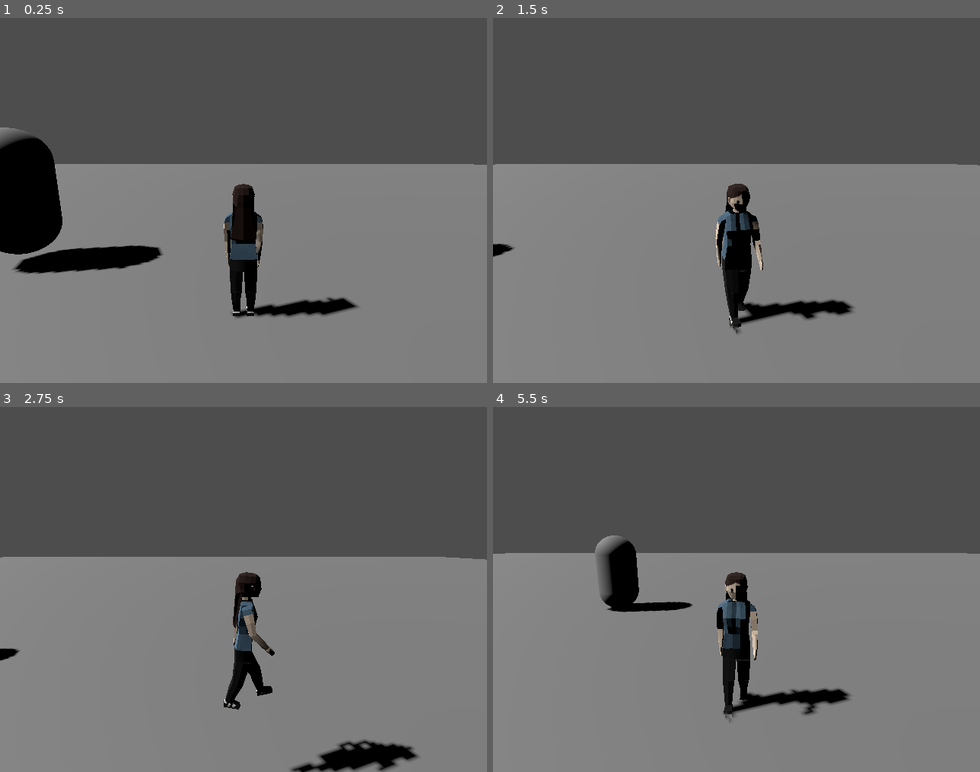
Above: before the commit, frames 1-4 (two rows, left to right).
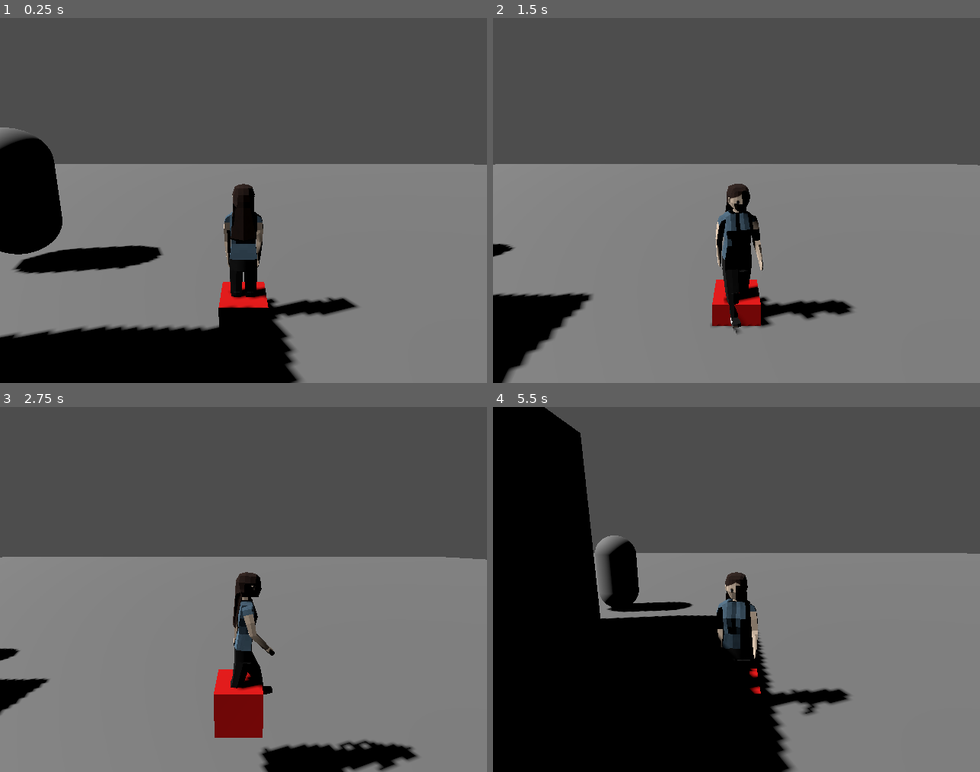
Above: after the commit, the same moments.

Repository: y-leandro/Trabalho-A3-gamedev
Game: Godot game, scene res://scn/teste_lobisomem_ia.tscn
Two runs of this game, one before a commit and one after it. Both use one fixed random seed, a clock stepped at 60 frames per second and the inputs below. This scene is started directly instead of the project's main scene.
Inputs:
- Up to frame 1 (0.25 s): no input
- Up to frame 2 (1.5 s): tap Enter (ui_accept) at 0.5, 0.77 s; hold D (right) 0.53-1.28 s; tap E (e) at 0.6, 1.35 s; hold S (down) from 1.28 s (still down)
- Up to frame 3 (2.75 s): tap Enter (ui_accept) at 1.52 s; release S (down) at 2.03 s; hold D (right) from 2.03 s (still down); tap Space (space) at 2.1 s; tap E (e) at 2.3 s
- Up to frame 4 (5.5 s): release D (right) at 2.78 s; hold Up (ui_up) 2.78-3.53 s; tap E (e) at 2.85, 3.6, 4.55, 5.1 s; tap Enter (ui_accept) at 3.02, 3.5, 3.77, 4.52 s; hold A (left) 3.53-5.03 s; tap Space (space) at 4.35 s; hold S (down) from 5.03 s (still down)

The runs differ from the first frame. In frame 1, 10% of the frame differs, in the area x 0-62%, y 72-100%; in frame 2, 3.8%; in frame 3, 3.1%; in frame 4, 34%, in the area x 0-62%, y 0-100%.

Commit message:
feat: lobisomem só sabe a ultima posição em que ele viu o player

Diff:
--- a/scn/lobisomem.tscn
+++ b/scn/lobisomem.tscn
@@ -14,3 +14,5 @@
 
 [node name="MeshInstance3D" type="MeshInstance3D" parent="."]
 mesh = SubResource("CapsuleMesh_e2457")
+
+[node name="RayCast3D" type="RayCast3D" parent="."]
--- a/scn/teste_lobisomem_ia.tscn
+++ b/scn/teste_lobisomem_ia.tscn
@@ -1,14 +1,31 @@
-[gd_scene load_steps=5 format=3 uid="uid://oeqxljiiebdv"]
+[gd_scene load_steps=10 format=3 uid="uid://oeqxljiiebdv"]
 
 [ext_resource type="PackedScene" uid="uid://b7ghunxqy8hs6" path="res://scn/player.tscn" id="1_fu4w7"]
 [ext_resource type="PackedScene" uid="uid://dmwbiy1twyjiv" path="res://scn/lobisomem.tscn" id="1_m2uq0"]
+
+[sub_resource type="GDScript" id="GDScript_8njea"]
+script/source = "extends Node3D
+
+func _process(delta: float) -> void:
+	$lastplayerpos.global_position = $Lobisomem.last_saw_player_pos
+"
 
 [sub_resource type="BoxShape3D" id="BoxShape3D_mgd1y"]
 size = Vector3(1.9502, 1, 1.9751)
 
 [sub_resource type="PlaneMesh" id="PlaneMesh_y8rbl"]
 
+[sub_resource type="BoxMesh" id="BoxMesh_28d50"]
+
+[sub_resource type="BoxShape3D" id="BoxShape3D_j43uk"]
+
+[sub_resource type="BoxMesh" id="BoxMesh_4h0u6"]
+
+[sub_resource type="StandardMaterial3D" id="StandardMaterial3D_ysbob"]
+albedo_color = Color(1, 0, 0, 1)
+
 [node name="TesteLobisomemIa" type="Node3D"]
+script = SubResource("GDScript_8njea")
 
 [node name="Lobisomem" parent="." node_paths=PackedStringArray("player") instance=ExtResource("1_m2uq0")]
 transform = Transform3D(1, 0, 0, 0, 1, 0, 0, 0, 1, -3.38593, 1.45279, -1.56858)
@@ -35,3 +52,17 @@
 [node name="DirectionalLight3D" type="DirectionalLight3D" parent="."]
 transform = Transform3D(0.317498, 0.665313, -0.675687, 0.167497, 0.662004, 0.730545, 0.933349, -0.345122, 0.098747, 0, 0, 0)
 shadow_enabled = true
+
+[node name="StaticBody3D2" type="StaticBody3D" parent="."]
+transform = Transform3D(1.93209, 0, 0, 0, 6.95952, 0, 0, 0, 5.41495, -4.01635, 0.473074, 3.40402)
+
+[node name="MeshInstance3D" type="MeshInstance3D" parent="StaticBody3D2"]
+mesh = SubResource("BoxMesh_28d50")
+
+[node name="CollisionShape3D" type="CollisionShape3D" parent="StaticBody3D2"]
+shape = SubResource("BoxShape3D_j43uk")
+
+[node name="lastplayerpos" type="MeshInstance3D" parent="."]
+transform = Transform3D(0.5, 0, 0, 0, 0.5, 0, 0, 0, 0.5, 0, 0, 0)
+mesh = SubResource("BoxMesh_4h0u6")
+surface_material_override/0 = SubResource("StandardMaterial3D_ysbob")
--- a/scr/lobisomem.gd
+++ b/scr/lobisomem.gd
@@ -30,6 +30,8 @@
 var idle_state = IdleStates.walking
 var chase_state = ChaseState.running
 
+var last_saw_player_pos = Vector3()
+
 func _ready() -> void:
 	assert(player != null, "lobo pidão pede pelo node do player")
 
@@ -43,6 +45,11 @@
 	if not is_on_floor():
 		velocity += get_gravity() * delta
 #
+	$RayCast3D.target_position = player.global_position - global_position + Vector3(0, 0.5,0 )
+	if $RayCast3D.get_collider() != null:
+		if $RayCast3D.get_collider().name == "player":
+			last_saw_player_pos = $RayCast3D.get_collider().global_position
+
 	## Handle jump.
 	#if Input.is_action_just_pressed("ui_accept") and is_on_floor():
 		#velocity.y = JUMP_VELOCITY
@@ -77,7 +84,7 @@
 	if state == States.chase:
 		if chase_state == ChaseState.running:
 			var l_pos = Vector2(global_position.x, global_position.z)
-			var p_pos = Vector2(player.global_position.x, player.global_position.z)
+			var p_pos = Vector2(last_saw_player_pos.x, last_saw_player_pos.z)
 			if l_pos.distance_to(p_pos) < 1.5:
 				# todo: ataque lobisomi
 				player.hitfunc(hit)
Not shown: 1 places in scn/mapa_1.tscn that only renumber resources
Not shown: 1 places in scn/mundo.tscn that only renumber resources
Not shown: 1 places in scn/teste_auto_fixed_camera.tscn that only renumber resources
